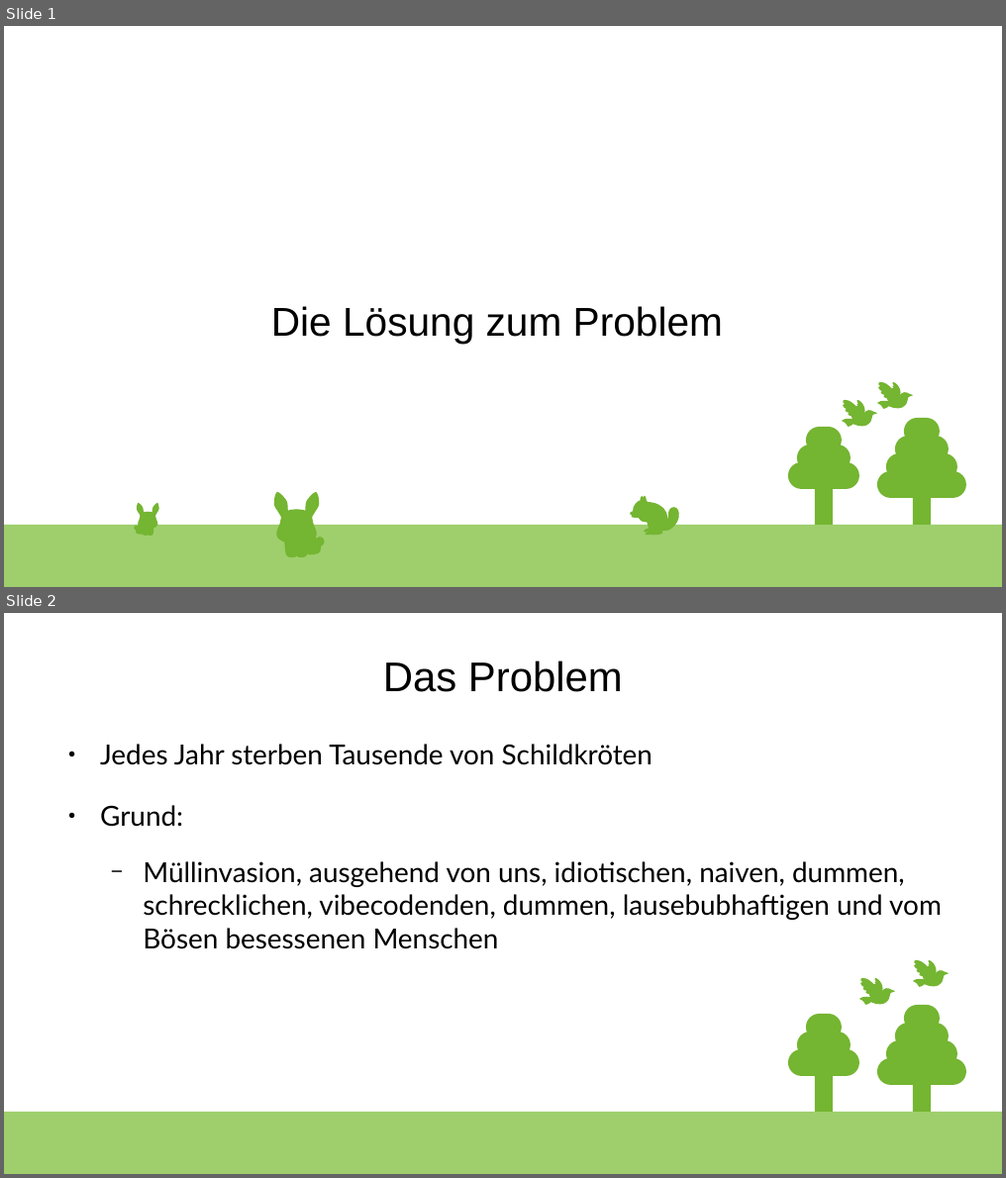
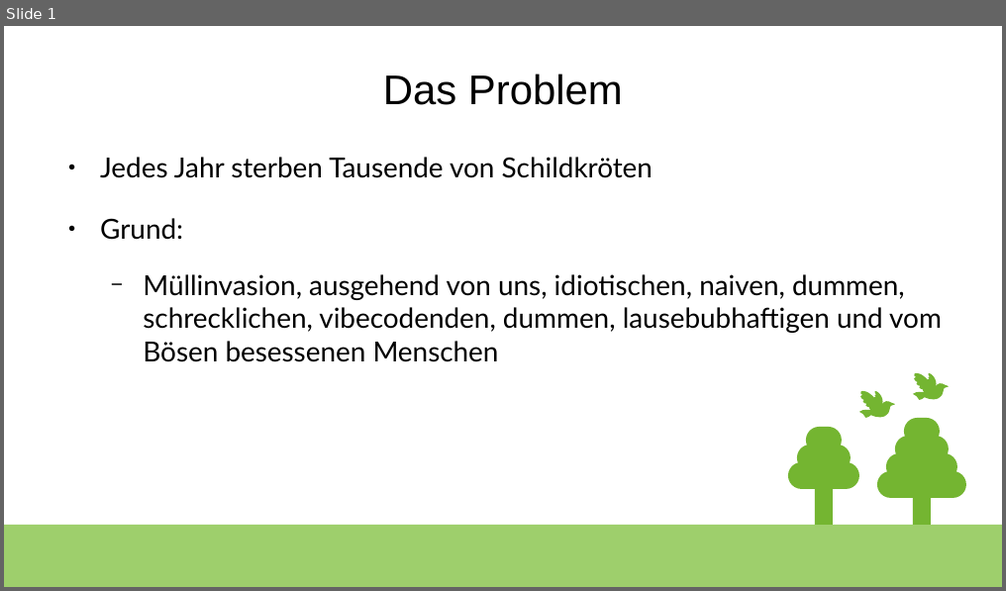
Before and after one commit to ruezomon/hans, a slide deck: presentation.odp. Shown one above the other, each under a label of ours: slides 1 and 2 before the commit, slide 1 after it. The pictures are 1006x1178 and 1006x591 pixels, drawn with LibreOffice and Linux fonts; fonts in the diff are those of the drawing. Boxes give left, top, right and bottom in pixels: in the first picture for what was removed or moved away, otherwise in the second. Text is boxed around its words. In the diff, an @@ line names an element or a change of style, - is before the commit and + after.

```diff
--- a/presentation.odp
+++ b/presentation.odp
@@ slide 1 removed at [4,26,1002,587], background #FFFFFF; not listed: 10 template elements that a slide beside it also shows @@
@@ subtitle removed at [271,306,723,343] @@
-Die Lösung zum Problem
@@ group removed at [878,382,913,410]: 8 freeform shapes @@
@@ group removed at [842,400,877,427]: 8 freeform shapes @@
@@ group removed at [135,503,158,536]: 23 freeform shapes @@
@@ group removed at [274,492,325,559]: 23 freeform shapes @@
@@ group removed at [630,496,679,535]: 15 freeform shapes @@
@@ what was slide 2 is now slide 1 @@
```
Also in this commit, not shown: 3 slides added, 1 other slide removed.
